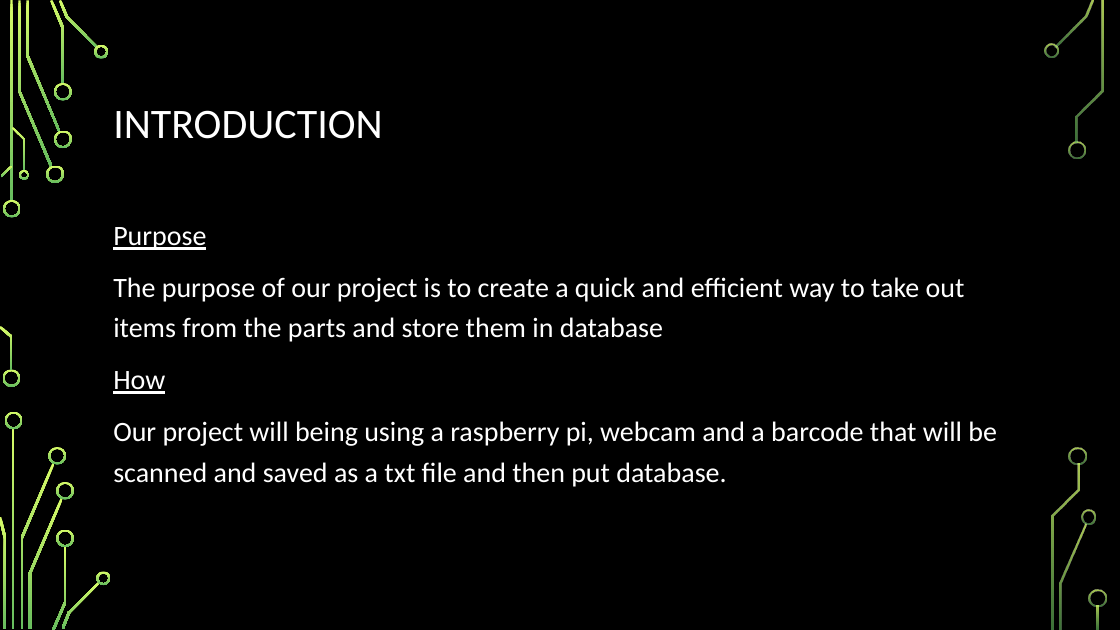
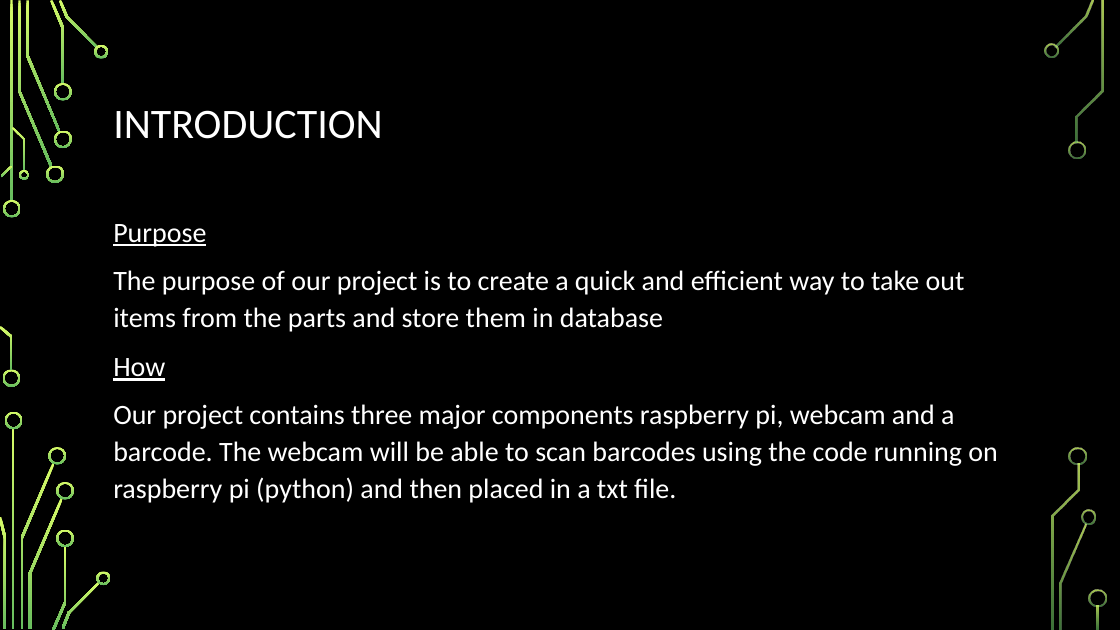
Before and after one commit to Masoud647/Masoud647.github.io, a slide deck: slide 2 of Documents/Ceng 317 Powerpoint Presentation.pptx. Drawn at 1120x630 pixels with LibreOffice and Linux fonts; fonts in the diff are those of the drawing; background and template pictures are left out. Boxes give left, top, right and bottom in pixels: in the first picture for what was removed or moved away, otherwise in the second. Text is boxed around its words. In the diff, an @@ line names an element or a change of style, - is before the commit and + after.

```diff
--- a/Documents/Ceng 317 Powerpoint Presentation.pptx
+++ b/Documents/Ceng 317 Powerpoint Presentation.pptx
@@ text at [113,224,965,381]: line spacing 1.2 to 1.1 @@
@@ text at [113,404,997,503]: text changed @@
-Our project will being using a raspberry pi, webcam and a barcode that will be scanned and saved as a txt file and then put database.
+Our project contains three major components raspberry pi, webcam and a barcode. The webcam will be able to scan barcodes using the code running on raspberry pi (python) and then placed in a txt file.
```
